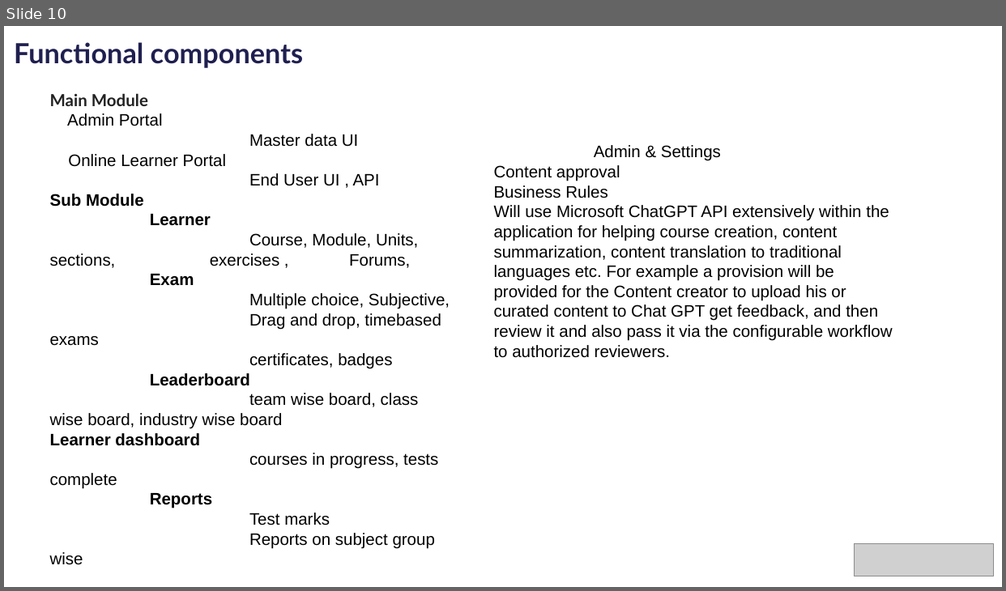
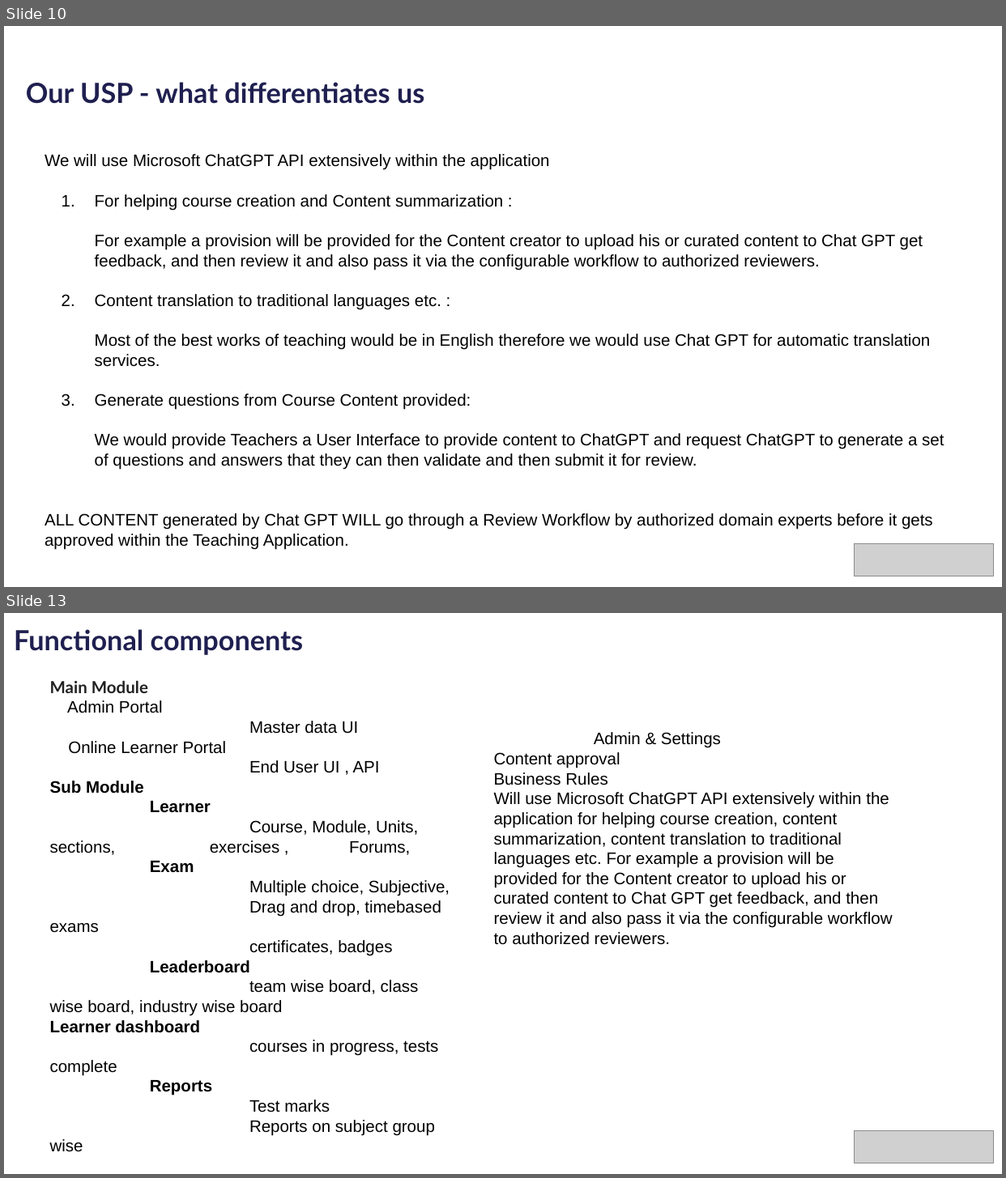
Before and after one commit to rajmanic15/sustainability-hackathon, a slide deck: idea/PLEDGE_TO_PROGRES_Microsoft_Sustainability.pptx. Shown one above the other, each under a label of ours: slide 10 before the commit, slides 10 and 13 after it; the slides between them are not shown. The pictures are 1006x591 and 1006x1178 pixels, drawn with LibreOffice and Linux fonts; fonts in the diff are those of the drawing; grey boxes stand for pictures; background and template pictures are left out. Boxes give left, top, right and bottom in pixels: in the first picture for what was removed or moved away, otherwise in the second. Text is boxed around its words. In the diff, an @@ line names an element or a change of style, - is before the commit and + after.

```diff
--- a/idea/PLEDGE_TO_PROGRES_Microsoft_Sustainability.pptx
+++ b/idea/PLEDGE_TO_PROGRES_Microsoft_Sustainability.pptx
@@ slide 10 added at [4,26,1002,587], background #FFFFFF; not listed: 2 template elements that a slide beside it also shows @@
@@ title added at [26,82,424,104], 20 pt, text #1F1F50, bold @@
+Our USP - what differentiates us
@@ text added at [44,154,944,550], 12 pt, text #000000 @@
+We will use Microsoft ChatGPT API extensively within the application
+1. For helping course creation and Content summarization :
+For example a provision will be provided for the Content creator to upload his or curated content to Chat GPT get feedback, and then review it and also pass it via the configurable workflow to authorized reviewers.
+1. Content translation to traditional languages etc. :
+Most of the best works of teaching would be in English therefore we would use Chat GPT for automatic translation services.
+1. Generate questions from Course Content provided:
+We would provide Teachers a User Interface to provide content to ChatGPT and request ChatGPT to generate a set of questions and answers that they can then validate and then submit it for review.
+ALL CONTENT generated by Chat GPT WILL go through a Review Workflow by authorized domain experts before it gets approved within the Teaching Application.
@@ picture added at [854,544,993,577] @@
@@ what was slide 10 is now slide 13 @@
```
Also in this commit, not shown: 1 slide changed, 3 other slides added, 1 slide removed.
